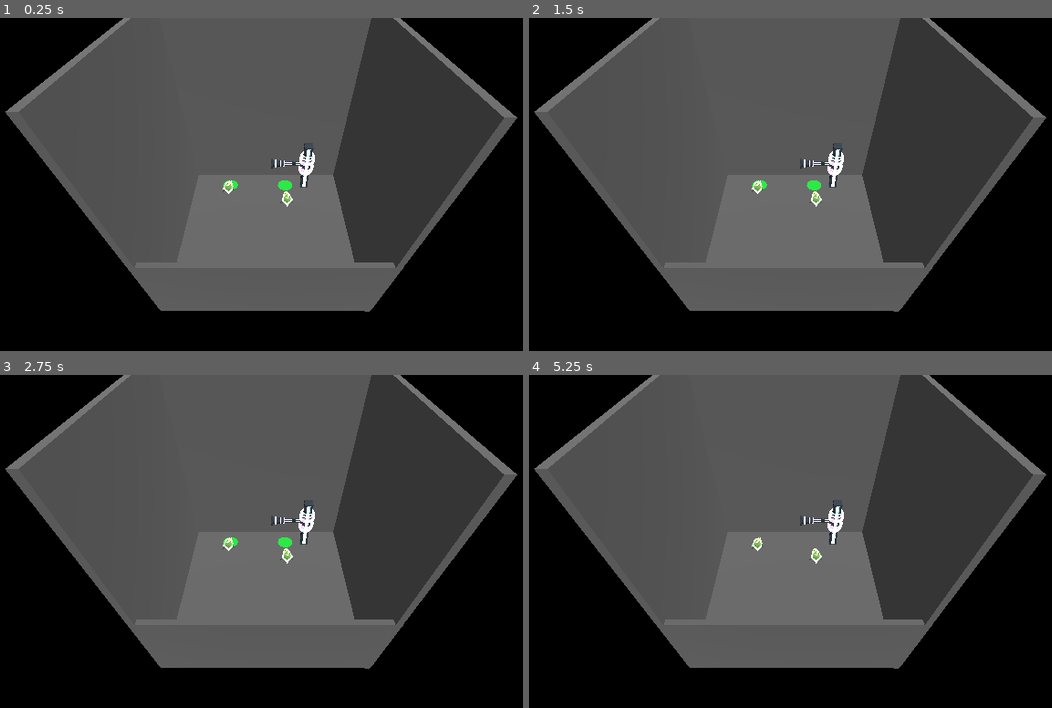
Above: before the commit, frames 1-4 (two rows, left to right).
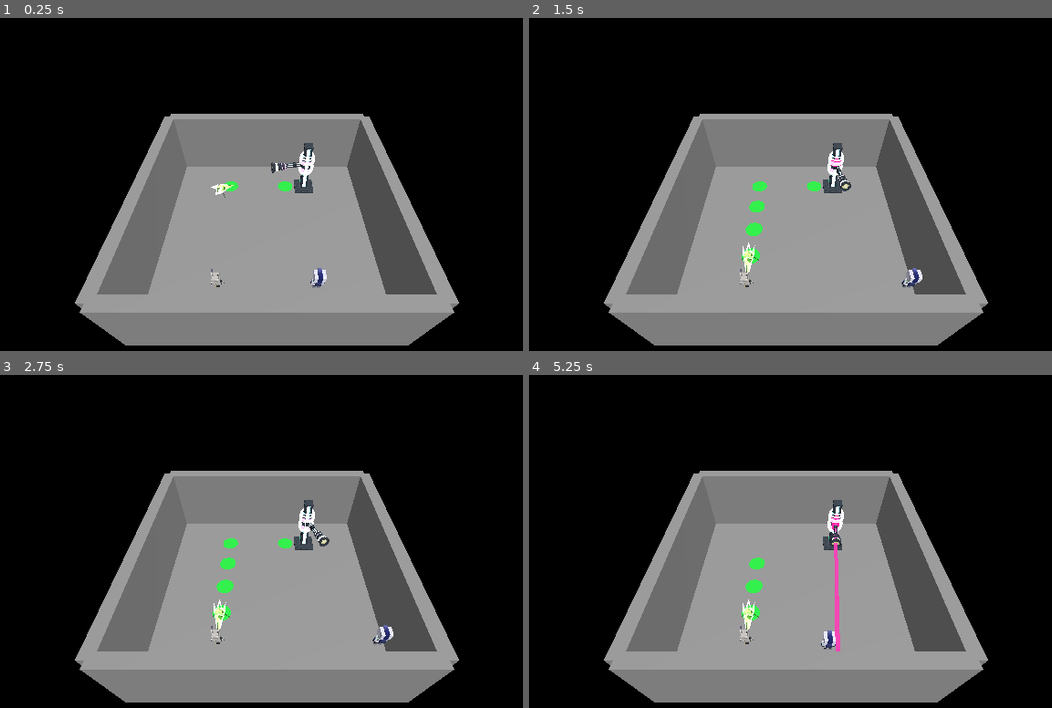
Above: after the commit, the same moments.

Repository: krl0sconk/Overcharge
Game: Godot game, scene res://scenes/maps/rooms/test_room.tscn
Two runs of this game, one before a commit and one after it. Both use one fixed random seed, a clock stepped at 60 frames per second and the inputs below. This scene is started directly instead of the project's main scene.
Inputs (mouse positions are in pixels of both pictures, inside the frame that each line leads up to):
- Up to frame 1 (0.25 s): no input
- Up to frame 2 (1.5 s): tap Enter at 0.5 s; move the mouse to (957, 201) at 0.52 s; hold D (move_right) 0.53-1.25 s; hold Space (attack) 0.53-1.25 s; click (957, 201) at 0.67 s; drag from (649, 244) to (759, 304) at 1.27 s
- Up to frame 3 (2.75 s): move the mouse to (339, 488) at 2.02 s; hold D (move_right) from 2.03 s (still down); hold Space (attack) from 2.03 s (still down)
- Up to frame 4 (5.25 s): release D (move_right) at 2.75 s; release Space (attack) at 2.75 s; drag from (759, 661) to (576, 518) at 2.77 s; tap Enter at 3.5, 5 s; move the mouse to (1015, 641) at 3.52 s; hold A (move_left) 3.53-4.25 s; hold Space (attack) 3.53-4.25 s; drag from (576, 518) to (685, 478) at 4.27 s; move the mouse to (832, 581) at 5.02 s; hold S (move_down) from 5.03 s (still down); hold Space (attack) from 5.03 s (still down); click (832, 581) at 5.17 s

The runs differ from the first frame. In frame 1, 71% of the frame differs, in the area x 1-99%, y 0-99%; in frame 2, 71%; in frame 3, 71%; in frame 4, 71%.

Commit message:
rehace paredes/piso del test_room como los demas test y arregla enemigos quietos
- reemplaza el StaticBody3D con escalas/transforms raras por el mismo
  patron Room/Floor/WallNorth-South-East-West de testSpamBT y compania
- Nitzsch y Plato no estaban en el grupo "players": AcquireTarget nunca
  encontraba objetivo y, al ser el root un Sequence, ni siquiera
  patrullaban (Sequence corta apenas un hijo falla)

Diff:
--- a/scenes/entities/players/nitzsch.tscn
+++ b/scenes/entities/players/nitzsch.tscn
@@ -22,7 +22,7 @@
 [sub_resource type="BoxShape3D" id="BoxShape3D_nc3cx"]
 size = Vector3(0.8930054, 1.1777344, 0.80578613)
 
-[node name="Nitzsch" type="CharacterBody3D" unique_id=1961644514]
+[node name="Nitzsch" type="CharacterBody3D" unique_id=1961644514 groups=["players"]]
 collision_layer = 2
 collision_mask = 5
 script = ExtResource("13_controller")
--- a/scenes/entities/players/plato.tscn
+++ b/scenes/entities/players/plato.tscn
@@ -20,7 +20,7 @@
 [sub_resource type="BoxShape3D" id="BoxShape3D_nc3cx"]
 size = Vector3(0.8930054, 1.1777344, 0.80578613)
 
-[node name="Plato" type="CharacterBody3D" unique_id=1961644514]
+[node name="Plato" type="CharacterBody3D" unique_id=1961644514 groups=["players"]]
 collision_layer = 2
 collision_mask = 5
 script = ExtResource("13_controller")
--- a/scenes/maps/rooms/test_room.tscn
+++ b/scenes/maps/rooms/test_room.tscn
@@ -13,51 +13,23 @@
 ambient_light_color = Color(0.7953939, 0.79539394, 0.7953939, 1)
 ambient_light_energy = 0.5
 
-[sub_resource type="PhysicsMaterial" id="PhysicsMaterial_j8abd"]
+[sub_resource type="BoxShape3D" id="FloorShape"]
+size = Vector3(10, 0.2, 10)
 
-[sub_resource type="BoxShape3D" id="BoxShape3D_ygx7y"]
-size = Vector3(1, 0.023925781, 1)
+[sub_resource type="BoxMesh" id="FloorMesh"]
+size = Vector3(10, 0.2, 10)
 
-[sub_resource type="BoxShape3D" id="BoxShape3D_k2ml6"]
-size = Vector3(0.025878906, 1, 1)
+[sub_resource type="BoxShape3D" id="WallNSShape"]
+size = Vector3(10, 3, 0.5)
 
-[sub_resource type="BoxShape3D" id="BoxShape3D_nq0do"]
-size = Vector3(0.026, 0.39404297, 1)
+[sub_resource type="BoxMesh" id="WallNSMesh"]
+size = Vector3(10, 3, 0.5)
 
-[sub_resource type="BoxShape3D" id="BoxShape3D_1htl0"]
-size = Vector3(0.026, 1, 1)
+[sub_resource type="BoxShape3D" id="WallEWShape"]
+size = Vector3(0.5, 3, 10)
 
-[sub_resource type="BoxShape3D" id="BoxShape3D_vow1o"]
-size = Vector3(0.026, 1, 1)
-
-[sub_resource type="BoxMesh" id="BoxMesh_3xrxx"]
-
-[sub_resource type="StandardMaterial3D" id="StandardMaterial3D_lka76"]
-albedo_color = Color(0.37716255, 0.37716258, 0.37716255, 1)
-
-[sub_resource type="BoxMesh" id="BoxMesh_lka76"]
-size = Vector3(1, 0.024, 1)
-
-[sub_resource type="StandardMaterial3D" id="StandardMaterial3D_ygx7y"]
-albedo_color = Color(0.37716255, 0.37716258, 0.37716255, 1)
-
-[sub_resource type="BoxMesh" id="BoxMesh_nc3cx"]
-size = Vector3(0.026, 0.394, 1)
-
-[sub_resource type="StandardMaterial3D" id="StandardMaterial3D_k2ml6"]
-albedo_color = Color(0.37716255, 0.37716258, 0.37716255, 1)
-
-[sub_resource type="BoxMesh" id="BoxMesh_ygx7y"]
-size = Vector3(0.026, 1, 1)
-
-[sub_resource type="StandardMaterial3D" id="StandardMaterial3D_nq0do"]
-albedo_color = Color(0.37716255, 0.37716258, 0.37716255, 1)
-
-[sub_resource type="BoxMesh" id="BoxMesh_k2ml6"]
-size = Vector3(0.026, 1, 1)
-
-[sub_resource type="StandardMaterial3D" id="StandardMaterial3D_1htl0"]
-albedo_color = Color(0.37716255, 0.37716258, 0.37716255, 1)
+[sub_resource type="BoxMesh" id="WallEWMesh"]
+size = Vector3(0.5, 3, 10)
 
 [node name="TestRoom" type="Node3D" unique_id=2041491567]
 script = ExtResource("1_k2ml6")
@@ -71,52 +43,43 @@
 [node name="WorldEnvironment" type="WorldEnvironment" parent="." unique_id=48934665]
 environment = SubResource("Environment_ygx7y")
 
-[node name="StaticBody3D" type="StaticBody3D" parent="." unique_id=346477843]
-transform = Transform3D(7.98, 0, 0, 0, 7.98, 0, 0, 0, 7.98, 0, 0, 0)
-physics_material_override = SubResource("PhysicsMaterial_j8abd")
+[node name="Room" type="StaticBody3D" parent="." unique_id=346477843]
+collision_mask = 0
 
-[node name="suelo" type="CollisionShape3D" parent="StaticBody3D" unique_id=720638984]
-shape = SubResource("BoxShape3D_ygx7y")
+[node name="Floor" type="CollisionShape3D" parent="Room" unique_id=720638984]
+transform = Transform3D(1, 0, 0, 0, 1, 0, 0, 0, 1, 0, -0.1, 0)
+shape = SubResource("FloorShape")
 
-[node name="Pared1" type="CollisionShape3D" parent="StaticBody3D" unique_id=564925271]
-transform = Transform3D(1, 0, 0, 0, 1, 0, 0, 0, 1, -0.5001883, 0.49176198, 0)
-shape = SubResource("BoxShape3D_k2ml6")
+[node name="Mesh" type="MeshInstance3D" parent="Room/Floor" unique_id=1342040279]
+mesh = SubResource("FloorMesh")
 
-[node name="Pared2" type="CollisionShape3D" parent="StaticBody3D" unique_id=1539494364]
-transform = Transform3D(-0.00034098228, 0, 0.99999994, 0, 1, 0, -0.99999994, 0, -0.00034098228, 0, 0.19702151, 0.486766)
-shape = SubResource("BoxShape3D_nq0do")
+[node name="WallNorth" type="CollisionShape3D" parent="Room" unique_id=564925271]
+transform = Transform3D(1, 0, 0, 0, 1, 0, 0, 0, 1, 0, 1.5, -5)
+shape = SubResource("WallNSShape")
 
-[node name="Pared3" type="CollisionShape3D" parent="StaticBody3D" unique_id=994848821]
-transform = Transform3D(1, 0, 0, 0, 1, 0, 0, 0, 1, 0.48648, 0.48049837, 0)
-shape = SubResource("BoxShape3D_1htl0")
+[node name="Mesh" type="MeshInstance3D" parent="Room/WallNorth" unique_id=801748406]
+mesh = SubResource("WallNSMesh")
 
-[node name="Pared4" type="CollisionShape3D" parent="StaticBody3D" unique_id=1567067719]
-transform = Transform3D(-0.00034098228, 0, 0.99999994, 0, 1, 0, -0.99999994, 0, -0.00034098228, 0, 0.5, -0.49883097)
-shape = SubResource("BoxShape3D_vow1o")
+[node name="WallSouth" type="CollisionShape3D" parent="Room" unique_id=1539494364]
+transform = Transform3D(1, 0, 0, 0, 1, 0, 0, 0, 1, 0, 1.5, 5)
+shape = SubResource("WallNSShape")
 
-[node name="Pared1Mesh" type="MeshInstance3D" parent="StaticBody3D" unique_id=801748406]
-transform = Transform3D(0.026, 0, 0, 0, 1, 0, 0, 0, 1, -0.5, 0.492, 0)
-mesh = SubResource("BoxMesh_3xrxx")
-surface_material_override/0 = SubResource("StandardMaterial3D_lka76")
+[node name="Mesh" type="MeshInstance3D" parent="Room/WallSouth" unique_id=1195173744]
+mesh = SubResource("WallNSMesh")
 
-[node name="SueloMesh" type="MeshInstance3D" parent="StaticBody3D" unique_id=1342040279]
-mesh = SubResource("BoxMesh_lka76")
-surface_material_override/0 = SubResource("StandardMaterial3D_ygx7y")
+[node name="WallEast" type="CollisionShape3D" parent="Room" unique_id=994848821]
+transform = Transform3D(1, 0, 0, 0, 1, 0, 0, 0, 1, 5, 1.5, 0)
+shape = SubResource("WallEWShape")
 
-[node name="Pared2Mesh" type="MeshInstance3D" parent="StaticBody3D" unique_id=1195173744]
-transform = Transform3D(-4.371139e-08, 0, 1, 0, 1, 0, -1, 0, -4.371139e-08, 0, 0.197, 0.487)
-mesh = SubResource("BoxMesh_nc3cx")
-surface_material_override/0 = SubResource("StandardMaterial3D_k2ml6")
+[node name="Mesh" type="MeshInstance3D" parent="Room/WallEast" unique_id=1252238756]
+mesh = SubResource("WallEWMesh")
 
-[node name="Pared3Mesh" type="MeshInstance3D" parent="StaticBody3D" unique_id=1252238756]
-transform = Transform3D(1, 0, 0, 0, 1, 0, 0, 0, 1, 0.486, 0.48, 0)
-mesh = SubResource("BoxMesh_ygx7y")
-surface_material_override/0 = SubResource("StandardMaterial3D_nq0do")
+[node name="WallWest" type="CollisionShape3D" parent="Room" unique_id=1567067719]
+transform = Transform3D(1, 0, 0, 0, 1, 0, 0, 0, 1, -5, 1.5, 0)
+shape = SubResource("WallEWShape")
 
-[node name="Pared4Mesh" type="MeshInstance3D" parent="StaticBody3D" unique_id=1705863530]
-transform = Transform3D(-4.371139e-08, 0, 1, 0, 1, 0, -1, 0, -4.371139e-08, 0, 0.5, -0.499)
-mesh = SubResource("BoxMesh_k2ml6")
-surface_material_override/0 = SubResource("StandardMaterial3D_1htl0")
+[node name="Mesh" type="MeshInstance3D" parent="Room/WallWest" unique_id=1705863530]
+mesh = SubResource("WallEWMesh")
 
 [node name="player1" type="Marker3D" parent="." unique_id=786578677 groups=["player_spawn"]]
 transform = Transform3D(1, 0, 0, 0, 1, 0, 0, 0, 1, 2, 0.01, 3)
